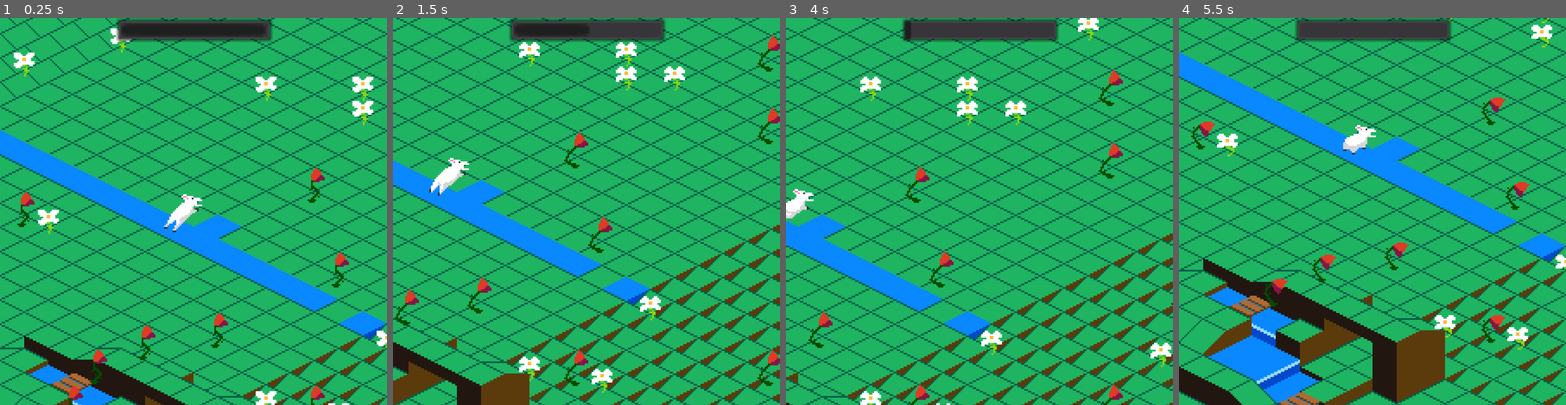
Above: before the commit, frames 1-4 (left to right).
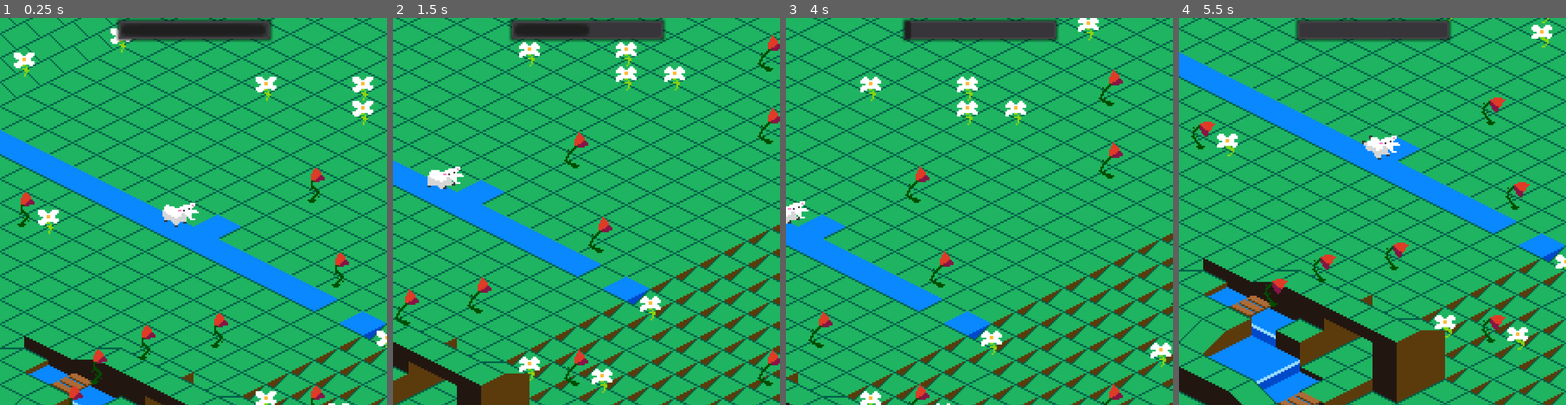
Above: after the commit, the same moments.

Repository: JuggleRob/LD46
Game: Godot game, scene res://src/Game/Game.tscn
Two runs of this game, one before a commit and one after it. Both use one fixed random seed, a clock stepped at 60 frames per second and the inputs below.
Inputs:
- Up to frame 1 (0.25 s): no input
- Up to frame 2 (1.5 s): hold Right (ui_right) 0.53-1.28 s; hold Down (ui_down) from 1.28 s (still down)
- Up to frame 3 (4 s): release Down (ui_down) at 2.03 s; hold Right (ui_right) 2.03-2.78 s; hold Up (ui_up) 2.78-3.53 s; hold Left (ui_left) from 3.53 s (still down)
- Up to frame 4 (5.5 s): release Left (ui_left) at 5.03 s; hold Down (ui_down) from 5.03 s (still down)

The runs differ from the first frame. In frame 1, 0.4% of the frame differs, in the area x 41-53%, y 45-56%; in frame 2, 0.4%; in frame 3, 0.3%; in frame 4, 0.7%, in the area x 42-58%, y 27-37%.

Commit message:
Sheep now always has same origin

Diff:
--- a/src/Actors/Sheep.tscn
+++ b/src/Actors/Sheep.tscn
@@ -40,209 +40,209 @@
 
 [sub_resource type="AtlasTexture" id=3]
 atlas = ExtResource( 3 )
-region = Rect2( 0, 0, 21, 15 )
+region = Rect2( 0, 0, 35, 32 )
 
 [sub_resource type="AtlasTexture" id=4]
 atlas = ExtResource( 3 )
-region = Rect2( 21, 0, 21, 15 )
+region = Rect2( 35, 0, 35, 32 )
 
 [sub_resource type="AtlasTexture" id=5]
 atlas = ExtResource( 3 )
-region = Rect2( 42, 0, 21, 15 )
+region = Rect2( 70, 0, 35, 32 )
 
 [sub_resource type="AtlasTexture" id=6]
 atlas = ExtResource( 3 )
-region = Rect2( 63, 0, 21, 15 )
+region = Rect2( 105, 0, 35, 32 )
 
 [sub_resource type="AtlasTexture" id=7]
 atlas = ExtResource( 3 )
-region = Rect2( 84, 0, 21, 15 )
+region = Rect2( 140, 0, 35, 32 )
 
 [sub_resource type="AtlasTexture" id=8]
 atlas = ExtResource( 3 )
-region = Rect2( 105, 0, 21, 15 )
+region = Rect2( 175, 0, 35, 32 )
 
 [sub_resource type="AtlasTexture" id=9]
 atlas = ExtResource( 3 )
-region = Rect2( 126, 0, 21, 15 )
+region = Rect2( 210, 0, 35, 32 )
 
 [sub_resource type="AtlasTexture" id=10]
 atlas = ExtResource( 3 )
-region = Rect2( 147, 0, 21, 15 )
+region = Rect2( 245, 0, 35, 32 )
 
 [sub_resource type="AtlasTexture" id=11]
 atlas = ExtResource( 3 )
-region = Rect2( 168, 0, 21, 15 )
+region = Rect2( 280, 0, 35, 32 )
 
 [sub_resource type="AtlasTexture" id=12]
 atlas = ExtResource( 3 )
-region = Rect2( 189, 0, 21, 15 )
+region = Rect2( 315, 0, 35, 32 )
 
 [sub_resource type="AtlasTexture" id=13]
 atlas = ExtResource( 3 )
-region = Rect2( 210, 0, 21, 15 )
+region = Rect2( 350, 0, 35, 32 )
 
 [sub_resource type="AtlasTexture" id=14]
 atlas = ExtResource( 3 )
-region = Rect2( 231, 0, 21, 15 )
+region = Rect2( 385, 0, 35, 32 )
 
 [sub_resource type="AtlasTexture" id=15]
 atlas = ExtResource( 3 )
-region = Rect2( 252, 0, 21, 15 )
+region = Rect2( 420, 0, 35, 32 )
 
 [sub_resource type="AtlasTexture" id=16]
 atlas = ExtResource( 3 )
-region = Rect2( 273, 0, 21, 15 )
+region = Rect2( 455, 0, 35, 32 )
 
 [sub_resource type="AtlasTexture" id=17]
 atlas = ExtResource( 3 )
-region = Rect2( 294, 0, 21, 15 )
+region = Rect2( 490, 0, 35, 32 )
 
 [sub_resource type="AtlasTexture" id=18]
 atlas = ExtResource( 3 )
-region = Rect2( 315, 0, 21, 15 )
+region = Rect2( 525, 0, 35, 32 )
 
 [sub_resource type="AtlasTexture" id=19]
 atlas = ExtResource( 1 )
-region = Rect2( 0, 0, 35, 22 )
+region = Rect2( 0, 0, 35, 32 )
 
 [sub_resource type="AtlasTexture" id=20]
 atlas = ExtResource( 1 )
-region = Rect2( 35, 0, 35, 22 )
+region = Rect2( 35, 0, 35, 32 )
 
 [sub_resource type="AtlasTexture" id=21]
 atlas = ExtResource( 1 )
-region = Rect2( 70, 0, 35, 22 )
+region = Rect2( 70, 0, 35, 32 )
 
 [sub_resource type="AtlasTexture" id=22]
 atlas = ExtResource( 1 )
-region = Rect2( 105, 0, 35, 22 )
+region = Rect2( 105, 0, 35, 32 )
 
 [sub_resource type="AtlasTexture" id=23]
 atlas = ExtResource( 1 )
-region = Rect2( 140, 0, 35, 22 )
+region = Rect2( 140, 0, 35, 32 )
 
 [sub_resource type="AtlasTexture" id=24]
 atlas = ExtResource( 1 )
-region = Rect2( 175, 0, 35, 22 )
+region = Rect2( 175, 0, 35, 32 )
 
 [sub_resource type="AtlasTexture" id=25]
 atlas = ExtResource( 1 )
-region = Rect2( 210, 0, 35, 22 )
+region = Rect2( 210, 0, 35, 32 )
 
 [sub_resource type="AtlasTexture" id=26]
 atlas = ExtResource( 1 )
-region = Rect2( 245, 0, 35, 22 )
+region = Rect2( 245, 0, 35, 32 )
 
 [sub_resource type="AtlasTexture" id=27]
 atlas = ExtResource( 1 )
-region = Rect2( 280, 0, 35, 22 )
+region = Rect2( 280, 0, 35, 32 )
 
 [sub_resource type="AtlasTexture" id=28]
 atlas = ExtResource( 4 )
-region = Rect2( 0, 0, 21, 21 )
+region = Rect2( 0, 0, 35, 32 )
 
 [sub_resource type="AtlasTexture" id=29]
 atlas = ExtResource( 4 )
-region = Rect2( 21, 0, 21, 21 )
+region = Rect2( 35, 0, 35, 32 )
 
 [sub_resource type="AtlasTexture" id=30]
 atlas = ExtResource( 4 )
-region = Rect2( 42, 0, 21, 21 )
+region = Rect2( 70, 0, 35, 32 )
 
 [sub_resource type="AtlasTexture" id=31]
 atlas = ExtResource( 4 )
-region = Rect2( 63, 0, 21, 21 )
+region = Rect2( 105, 0, 35, 32 )
 
 [sub_resource type="AtlasTexture" id=32]
 atlas = ExtResource( 4 )
-region = Rect2( 84, 0, 21, 21 )
+region = Rect2( 140, 0, 35, 32 )
 
 [sub_resource type="AtlasTexture" id=33]
 atlas = ExtResource( 4 )
-region = Rect2( 105, 0, 21, 21 )
+region = Rect2( 175, 0, 35, 32 )
 
 [sub_resource type="AtlasTexture" id=34]
 atlas = ExtResource( 4 )
-region = Rect2( 126, 0, 21, 21 )
+region = Rect2( 210, 0, 35, 32 )
 
 [sub_resource type="AtlasTexture" id=35]
 atlas = ExtResource( 4 )
-region = Rect2( 147, 0, 21, 21 )
+region = Rect2( 245, 0, 35, 32 )
 
 [sub_resource type="AtlasTexture" id=36]
 atlas = ExtResource( 4 )
-region = Rect2( 168, 0, 21, 21 )
+region = Rect2( 280, 0, 35, 32 )
 
 [sub_resource type="AtlasTexture" id=37]
 atlas = ExtResource( 4 )
-region = Rect2( 189, 0, 21, 21 )
+region = Rect2( 315, 0, 35, 32 )
 
 [sub_resource type="AtlasTexture" id=38]
 atlas = ExtResource( 4 )
-region = Rect2( 210, 0, 21, 21 )
+region = Rect2( 350, 0, 35, 32 )
 
 [sub_resource type="AtlasTexture" id=39]
 atlas = ExtResource( 4 )
-region = Rect2( 231, 0, 21, 21 )
+region = Rect2( 385, 0, 35, 32 )
 
 [sub_resource type="AtlasTexture" id=40]
 atlas = ExtResource( 4 )
-region = Rect2( 252, 0, 21, 21 )
+region = Rect2( 420, 0, 35, 32 )
 
 [sub_resource type="AtlasTexture" id=41]
 atlas = ExtResource( 4 )
-region = Rect2( 273, 0, 21, 21 )
+region = Rect2( 455, 0, 35, 32 )
 
 [sub_resource type="AtlasTexture" id=42]
 atlas = ExtResource( 4 )
-region = Rect2( 294, 0, 21, 21 )
+region = Rect2( 490, 0, 35, 32 )
 
 [sub_resource type="AtlasTexture" id=43]
 atlas = ExtResource( 4 )
-region = Rect2( 315, 0, 21, 21 )
+region = Rect2( 525, 0, 35, 32 )
 
 [sub_resource type="AtlasTexture" id=44]
 atlas = ExtResource( 4 )
-region = Rect2( 336, 0, 21, 21 )
+region = Rect2( 560, 0, 35, 32 )
+
+[sub_resource type="AtlasTexture" id=45]
+atlas = ExtResource( 5 )
+region = Rect2( 0, 0, 35, 32 )
 
 [sub_resource type="AtlasTexture" id=46]
 atlas = ExtResource( 5 )
-region = Rect2( 0, 0, 33, 25 )
+region = Rect2( 35, 0, 35, 32 )
 
 [sub_resource type="AtlasTexture" id=47]
 atlas = ExtResource( 5 )
-region = Rect2( 33, 0, 33, 25 )
+region = Rect2( 70, 0, 35, 32 )
 
 [sub_resource type="AtlasTexture" id=48]
 atlas = ExtResource( 5 )
-region = Rect2( 66, 0, 33, 25 )
+region = Rect2( 105, 0, 35, 32 )
 
 [sub_resource type="AtlasTexture" id=49]
 atlas = ExtResource( 5 )
-region = Rect2( 99, 0, 33, 25 )
+region = Rect2( 140, 0, 35, 32 )
 
 [sub_resource type="AtlasTexture" id=50]
 atlas = ExtResource( 5 )
-region = Rect2( 132, 0, 33, 25 )
+region = Rect2( 175, 0, 35, 32 )
 
 [sub_resource type="AtlasTexture" id=51]
 atlas = ExtResource( 5 )
-region = Rect2( 165, 0, 33, 25 )
+region = Rect2( 210, 0, 35, 32 )
 
 [sub_resource type="AtlasTexture" id=52]
 atlas = ExtResource( 5 )
-region = Rect2( 198, 0, 33, 25 )
+region = Rect2( 245, 0, 35, 32 )
 
 [sub_resource type="AtlasTexture" id=53]
 atlas = ExtResource( 5 )
-region = Rect2( 231, 0, 33, 25 )
-
-[sub_resource type="AtlasTexture" id=54]
-atlas = ExtResource( 5 )
-region = Rect2( 264, 0, 33, 25 )
-
-[sub_resource type="SpriteFrames" id=45]
+region = Rect2( 280, 0, 35, 32 )
+
+[sub_resource type="SpriteFrames" id=54]
 animations = [ {
 "frames": [ SubResource( 3 ), SubResource( 4 ), SubResource( 5 ), SubResource( 6 ), SubResource( 7 ), SubResource( 8 ), …(191 unchanged characters)…
 "loop": true,
@@ -259,8 +259,8 @@
 "name": "death",
 "speed": 15.0
 }, {
-"frames": [ SubResource( 46 ), SubResource( 47 ), SubResource( 48 ), SubResource( 49 ), SubResource( 50 ), SubResource( 51 ), SubResource( 52 ), SubResource( 53 ), SubResource( 54 ) ],
-"loop": true,
+"frames": [ SubResource( 45 ), SubResource( 46 ), SubResource( 47 ), SubResource( 48 ), SubResource( 49 ), SubResource( 50 ), SubResource( 51 ), SubResource( 52 ), SubResource( 53 ) ],
+"loop": false,
 "name": "jump_ne",
 "speed": 15.0
 } ]
@@ -273,7 +273,7 @@
 anims/up = SubResource( 2 )
 
 [node name="sprite" type="AnimatedSprite" parent="AnimationPlayer"]
-frames = SubResource( 45 )
-animation = "jump_ne"
-frame = 8
+frames = SubResource( 54 )
+animation = "jump_se"
+frame = 6
 playing = true
Binary file changed: assets/sheep_ne_jump.png
Binary file changed: assets/sheep_se_chew.png
Binary file changed: assets/sheep_se_death.png
Binary file changed: assets/sheep_se_jump_Sheet.png
